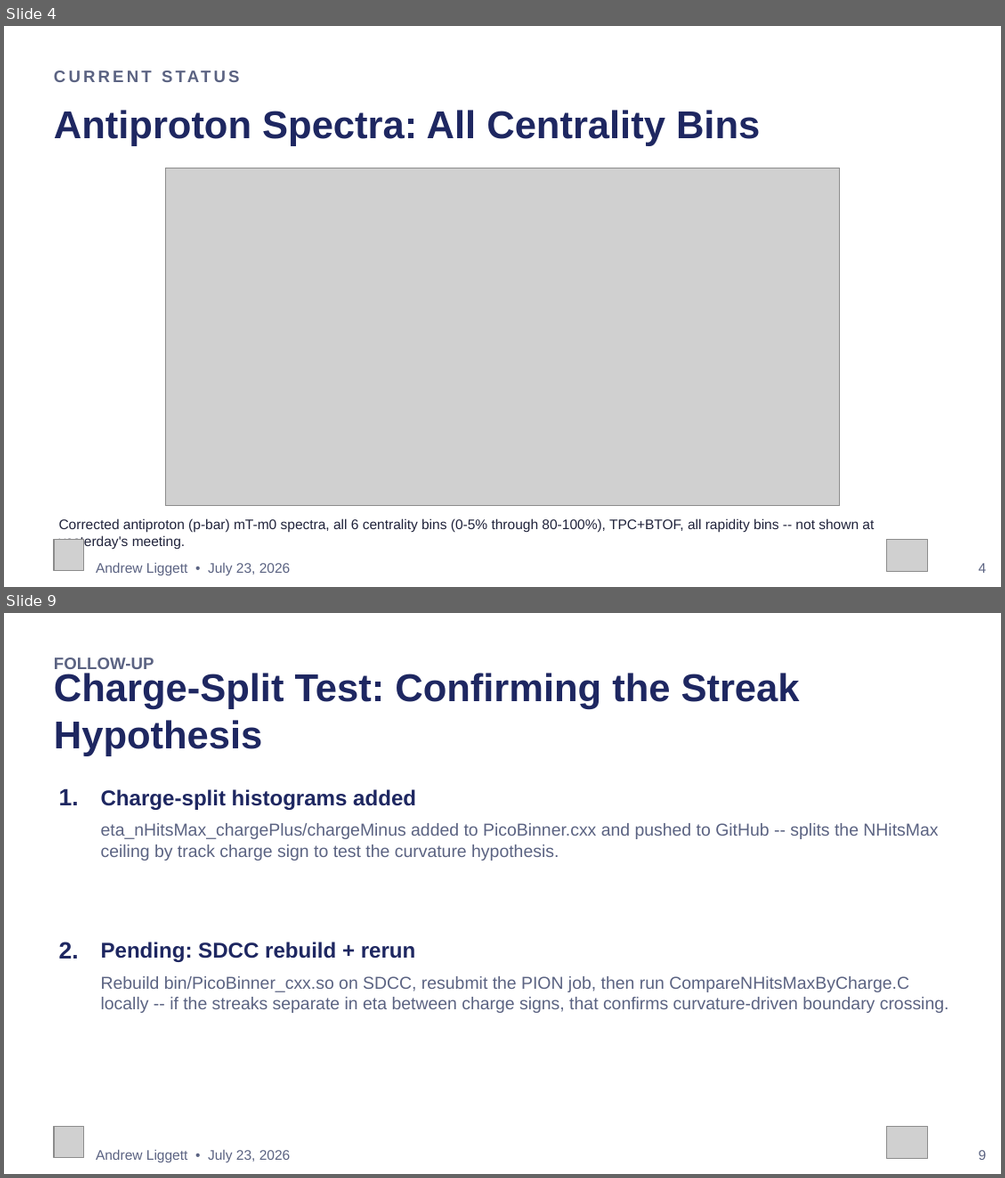
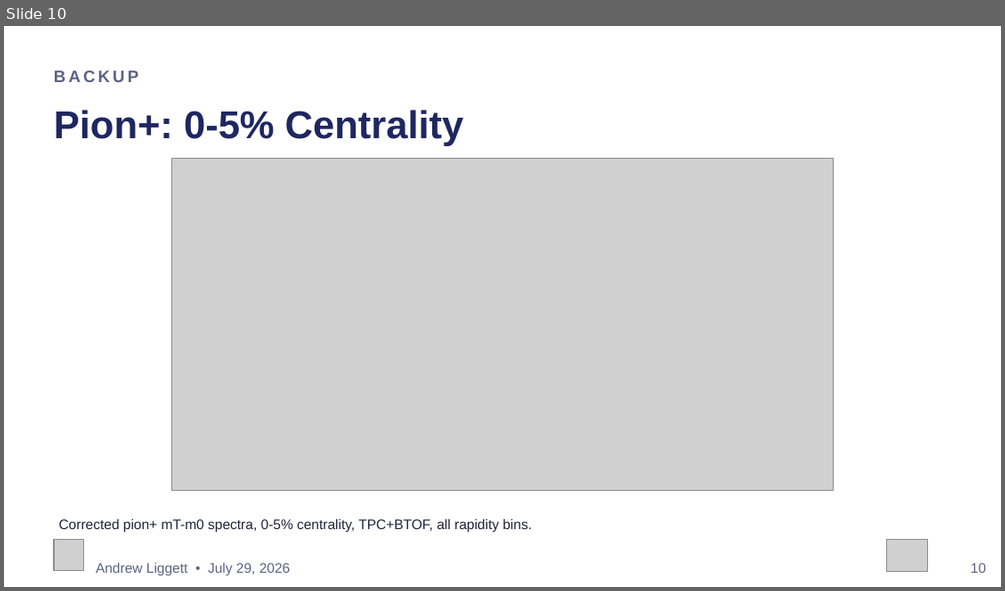
Before and after one commit to liggett2820/lightflavorspectra_OO200, a slide deck: docs/OO200_Spectra_Status_Update_v2.pptx. Shown one above the other, each under a label of ours: slides 4 and 9 before the commit, slide 10 after it; the slides between them are not shown. The pictures are 1005x1178 and 1005x591 pixels, drawn with LibreOffice and Linux fonts; fonts in the diff are those of the drawing; grey boxes stand for pictures. Boxes give left, top, right and bottom in pixels: in the first picture for what was removed or moved away, otherwise in the second. Text is boxed around its words. In the diff, an @@ line names an element or a change of style, - is before the commit and + after.

```diff
--- a/docs/OO200_Spectra_Status_Update_v2.pptx
+++ b/docs/OO200_Spectra_Status_Update_v2.pptx
@@ slide 9 removed at (4, 613, 1001, 1174), background #FFFFFF @@
@@ text removed at (54, 657, 154, 674) @@
-FOLLOW-UP
@@ text removed at (54, 673, 800, 756) @@
-Charge-Split Test: Confirming the Streak Hypothesis
@@ text removed at (59, 788, 79, 805) @@
-1.
@@ text removed at (101, 789, 416, 810) @@
-Charge-split histograms added
@@ text removed at (101, 823, 938, 860) @@
-eta_nHitsMax_chargePlus/chargeMinus added to PicoBinner.cxx and pushed to GitHub -- splits the NHitsMax ceiling by track charge sign to test the curvature hypothesis.
@@ text removed at (59, 941, 79, 958) @@
-2.
@@ text removed at (101, 941, 416, 962) @@
-Pending: SDCC rebuild + rerun
@@ text removed at (101, 976, 949, 1013) @@
-Rebuild bin/PicoBinner_cxx.so on SDCC, resubmit the PION job, then run CompareNHitsMaxByCharge.C locally -- if the streaks separate in eta between charge signs, that confirms curvature-driven boundary crossing.
@@ picture removed at (54, 1127, 84, 1158) @@
@@ picture removed at (886, 1127, 927, 1159) @@
@@ text removed at (96, 1149, 291, 1162) @@
-Andrew Liggett • July 23, 2026
@@ text removed at (979, 1150, 987, 1159) @@
-9
@@ what was slide 4 is now slide 10 @@
@@ slide 10 changed as well @@
@@ text at (54, 70, 138, 82): text changed @@
-CURRENT STATUS
+BACKUP
@@ text at (54, 110, 464, 146): text changed @@
-Antiproton Spectra: All Centrality Bins
+Pion+: 0-5% Centrality
@@ picture: place and size @@
-picture at (165, 168, 841, 506)
+picture at (171, 158, 833, 491)
@@ text at (59, 518, 532, 532): text changed @@
-Corrected antiproton (p-bar) mT-m0 spectra, all 6 centrality bins (0-5% through 80-100%), TPC+BTOF, all rapidity bins -- not shown at yesterday's meeting.
+Corrected pion+ mT-m0 spectra, 0-5% centrality, TPC+BTOF, all rapidity bins.
@@ text at (96, 562, 291, 575): text changed @@
-Andrew Liggett • July 23, 2026
+Andrew Liggett • July 29, 2026
@@ text at (971, 563, 986, 572): text changed @@
-4
+10
```
Also in this commit, not shown: 5 other slides changed, 39 slides added, 3 other slides removed, 1 other file.
